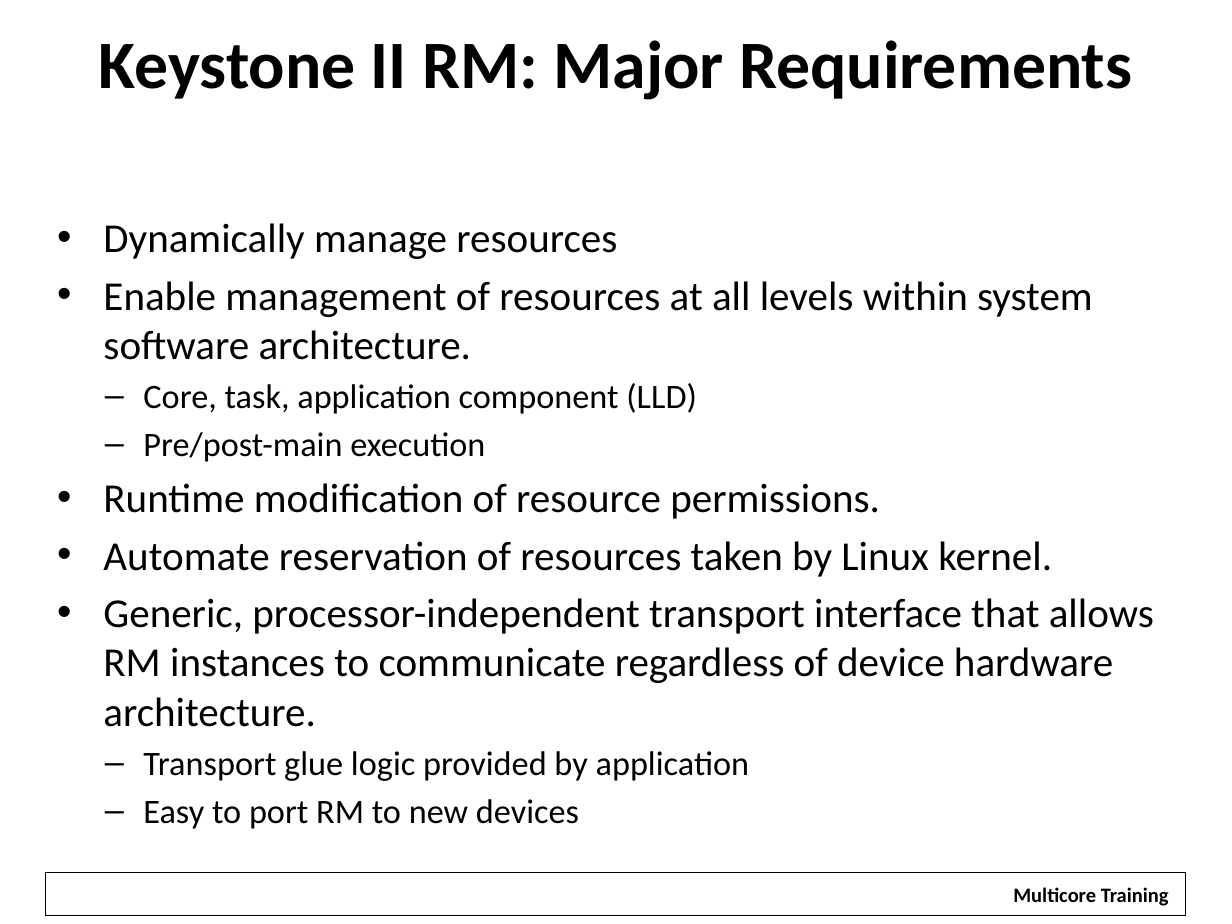
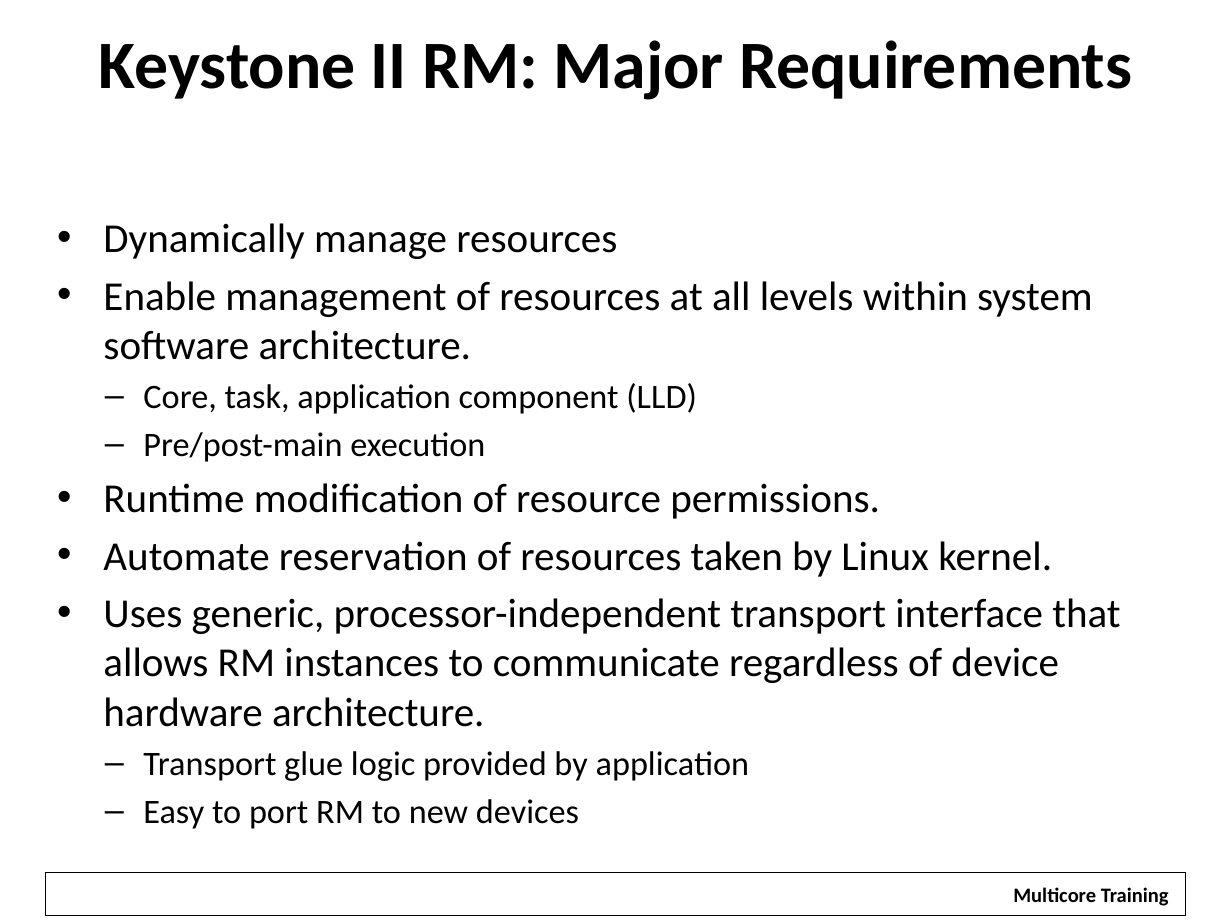
Before and after one commit to hari1989/keystone-workshop, a slide deck: slide 44 of preliminary/Working/presentations/KeyStoneArmDspWorkingTogether.pptx (slide 45 before the commit). Drawn at 1232x924 pixels with LibreOffice and Linux fonts; fonts in the diff are those of the drawing; background and template pictures are left out. Boxes give left, top, right and bottom in pixels: in the first picture for what was removed or moved away, otherwise in the second. Text is boxed around its words. In the diff, an @@ line names an element or a change of style, - is before the commit and + after.

```diff
--- a/preliminary/Working/presentations/KeyStoneArmDspWorkingTogether.pptx
+++ b/preliminary/Working/presentations/KeyStoneArmDspWorkingTogether.pptx
@@ text at (103,598,1120,727): text changed @@
-• Generic, processor-independent transport interface that allows RM instances to communicate regardless of device hardware architecture.
+• Uses generic, processor-independent transport interface that allows RM instances to communicate regardless of device hardware architecture.
```
Also in this commit, not shown: 20 other slides changed, 8 slides added, 2 slides removed.
